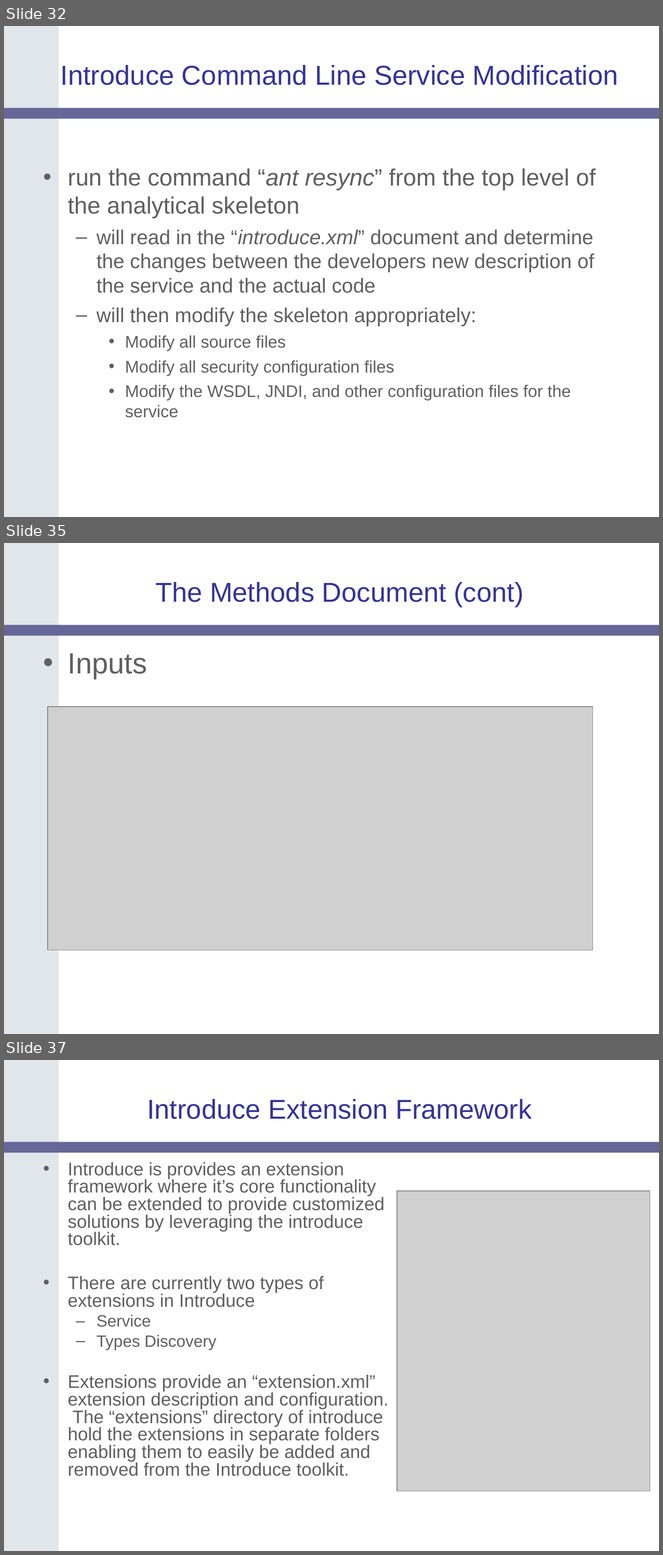
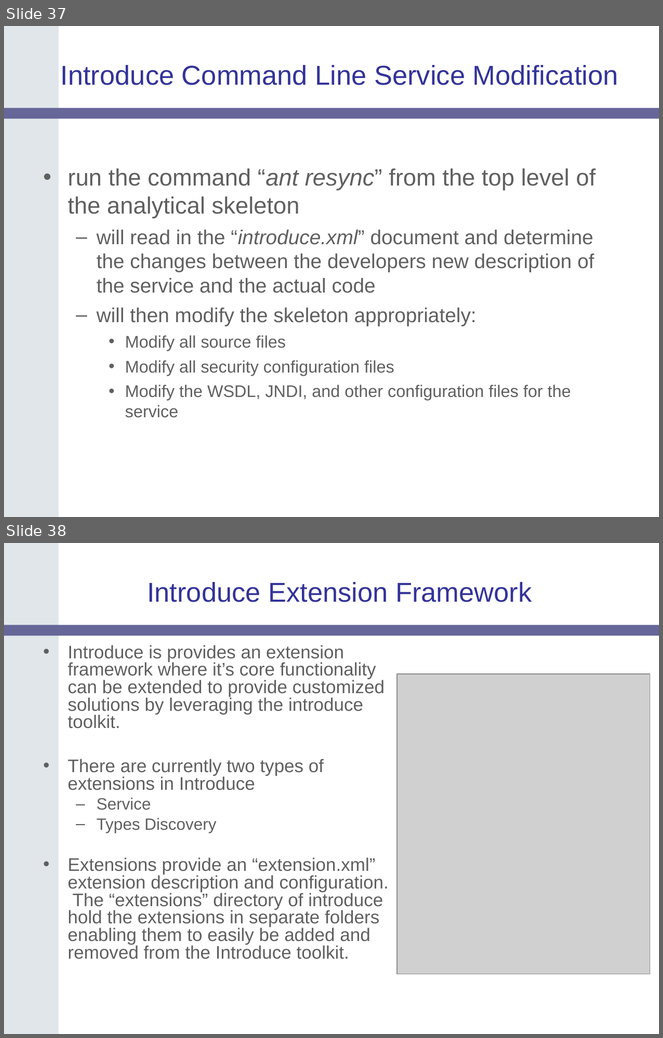
Before and after one commit to NCIP/cagrid-portal, a slide deck: cagrid-1-0/Documentation/presentations/200607_VCDE_ARCH/caGrid-Joint-F2F-Introduce.ppt. Shown one above the other, each under a label of ours: slides 32, 35 and 37 before the commit, slides 37 and 38 after it; the slides between them are not shown. The pictures are 663x1555 and 663x1038 pixels, drawn with LibreOffice and Linux fonts; fonts in the diff are those of the drawing; grey boxes stand for pictures; background and template pictures are left out. Boxes give left, top, right and bottom in pixels: in the first picture for what was removed or moved away, otherwise in the second. Text is boxed around its words. In the diff, an @@ line names an element or a change of style, - is before the commit and + after.

```diff
--- a/cagrid-1-0/Documentation/presentations/200607_VCDE_ARCH/caGrid-Joint-F2F-Introduce.ppt
+++ b/cagrid-1-0/Documentation/presentations/200607_VCDE_ARCH/caGrid-Joint-F2F-Introduce.ppt
@@ slide 35 removed at <box>4,543,659,1034</box>, background #FFFFFF; not listed: 2 template elements that a slide beside it also shows @@
@@ title removed at <box>155,582,523,607</box> @@
-The Methods Document (cont)
@@ text removed at <box>68,653,147,679</box> @@
-• Inputs
@@ picture removed at <box>48,707,593,951</box> @@
@@ what was slide 32 is now slide 37 @@
@@ what was slide 37 is now slide 38 @@
```
Also in this commit, not shown: 4 slides changed, 3 slides added, 1 other slide removed.
